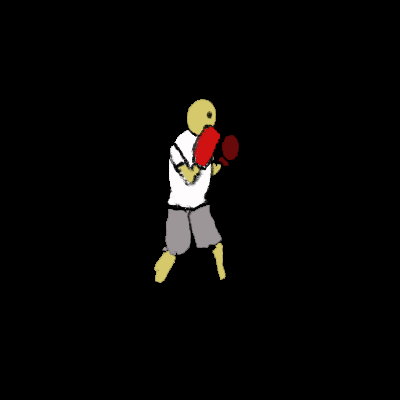
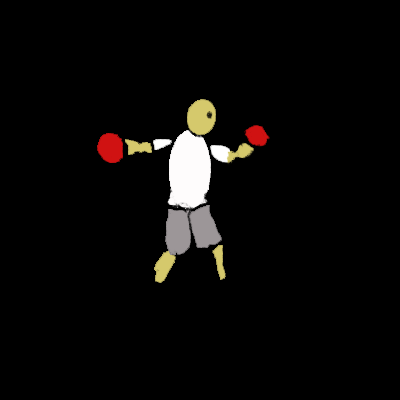
Two versions of the same layered image (400×400). Layer-by-layer changes:
renamed "Right Leg" to "Head", painted on it over <box>159,124,250,272</box>
renamed "Left Leg" to "Right Leg", painted on it over <box>154,201,223,272</box>
renamed "Right Arm" to "Left Leg", painted on it over <box>147,124,224,272</box>
renamed "Head" to "Left Arm", painted on it over <box>97,124,219,167</box>
painted on "Body" over <box>164,125,214,210</box>
renamed "Left Arm" to "Right Arm", painted on it over <box>199,124,270,229</box>
